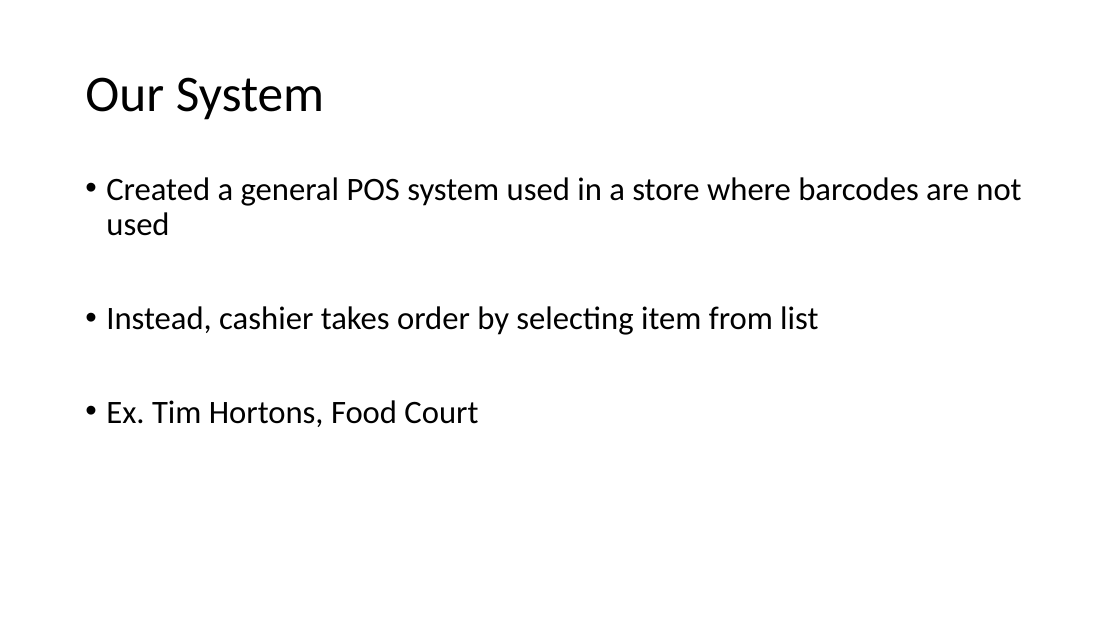
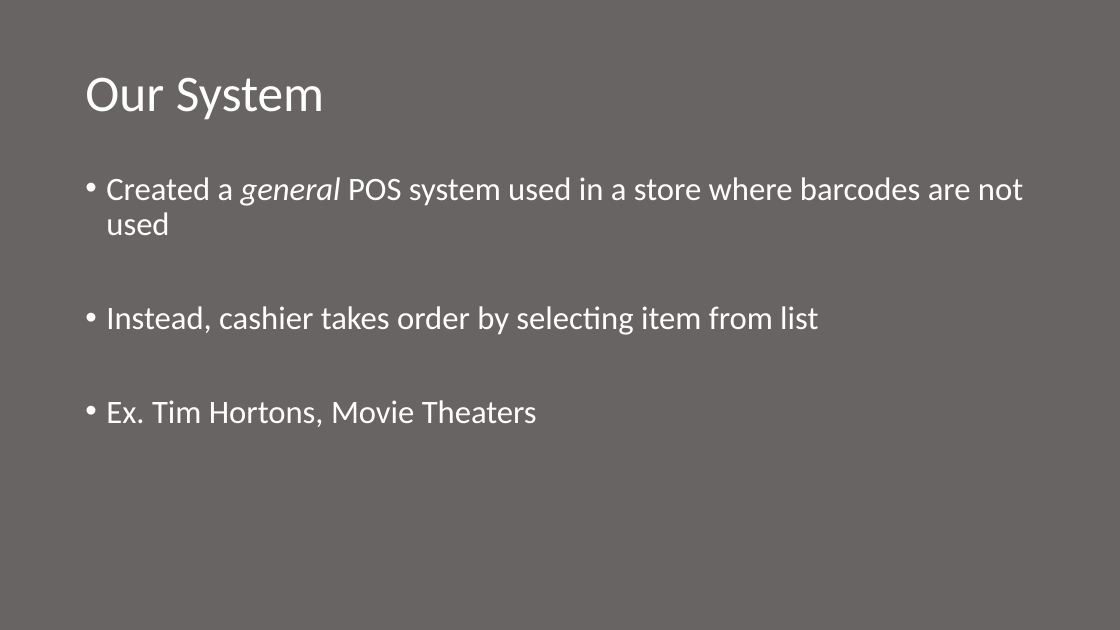
Before and after one commit to boltu11/DashForCash, a slide deck: slide 4 of Presentation.pptx (slide 3 before the commit). Drawn at 1120x630 pixels with LibreOffice and Linux fonts; fonts in the diff are those of the drawing. Boxes give left, top, right and bottom in pixels: in the first picture for what was removed or moved away, otherwise in the second. Text is boxed around its words. In the diff, an @@ line names an element or a change of style, - is before the commit and + after.

```diff
--- a/Presentation.pptx
+++ b/Presentation.pptx
@@ background #FFFFFF to #696464 @@
@@ title "Our System" at (x1=85, y1=77, x2=324, y2=120): text colour #000000 to #FFFFFF @@
@@ text at (x1=106, y1=177, x2=1023, y2=335): text colour #000000 to #FFFFFF in "Created a general POS system used in ...", "Instead, cashier takes order by selecting item ..."; italic on in "general" @@
@@ text at (x1=106, y1=400, x2=537, y2=427): text changed; text colour #000000 to #FFFFFF @@
-• Ex. Tim Hortons, Food Court
+• Ex. Tim Hortons, Movie Theaters
```
Also in this commit, not shown: 8 other slides changed, 6 slides added, 2 other files.
